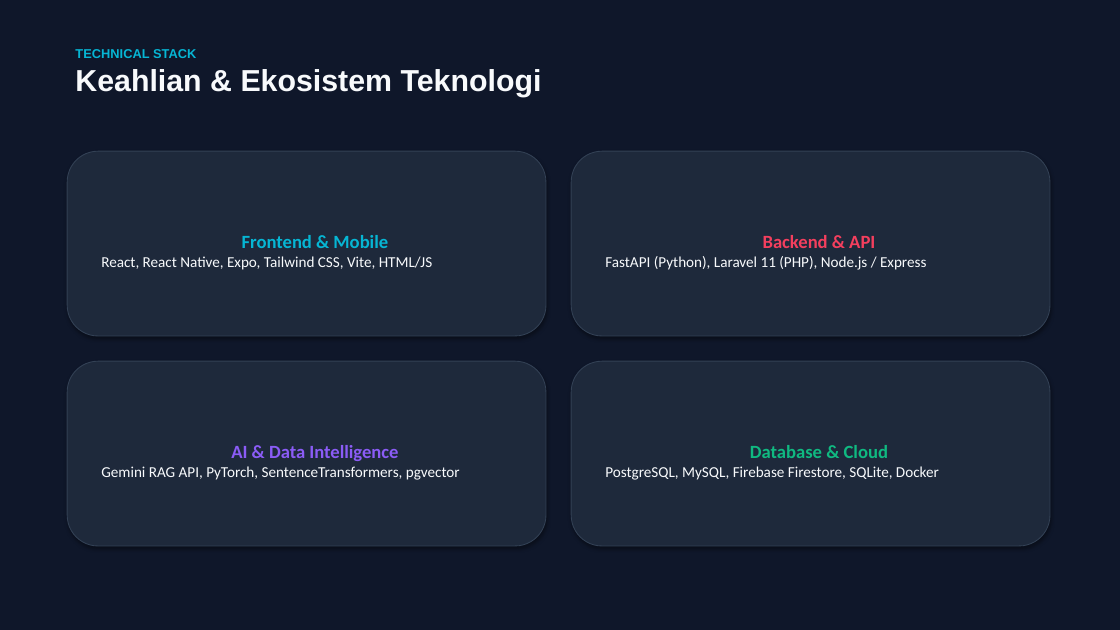
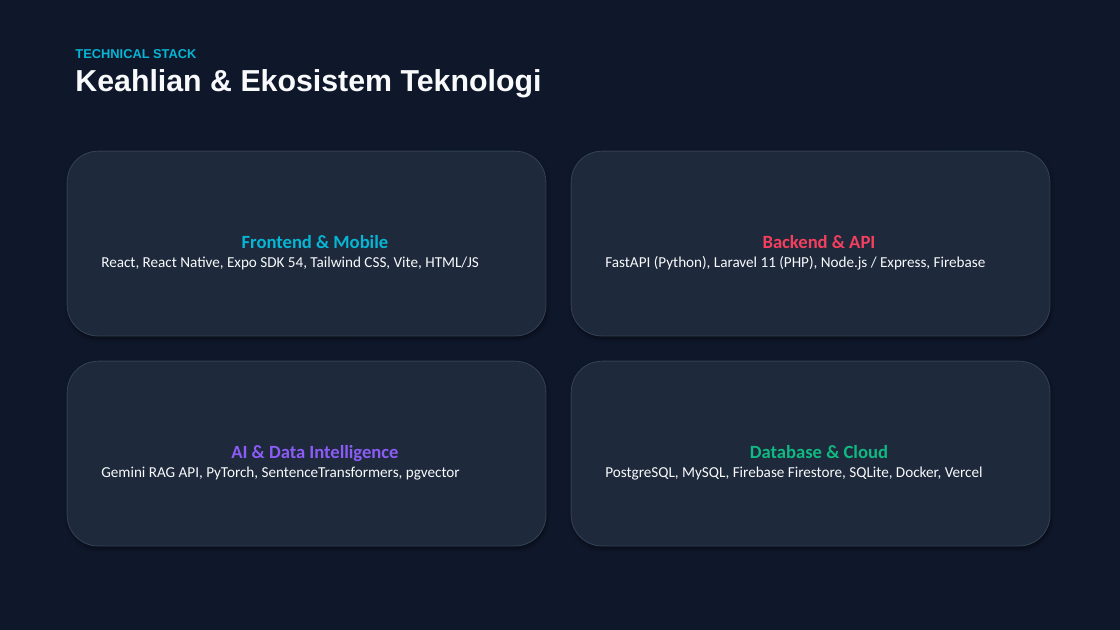
Before and after one commit to ululbiasaajaa/ulul-portofolio-aicines, a slide deck: slide 3 of Portfolio_Muhammad_Ulul_Albab.pptx. Drawn at 1120x630 pixels with LibreOffice and Linux fonts; fonts in the diff are those of the drawing. Boxes give left, top, right and bottom in pixels: in the first picture for what was removed or moved away, otherwise in the second. Text is boxed around its words. In the diff, an @@ line names an element or a change of style, - is before the commit and + after.

```diff
--- a/Portfolio_Muhammad_Ulul_Albab.pptx
+++ b/Portfolio_Muhammad_Ulul_Albab.pptx
@@ text in rounded rectangle at box(101, 256, 478, 270): text changed @@
-React, React Native, Expo, Tailwind CSS, Vite, HTML/JS
+React, React Native, Expo SDK 54, Tailwind CSS, Vite, HTML/JS
@@ text in rounded rectangle at box(605, 256, 986, 270): text changed @@
-FastAPI (Python), Laravel 11 (PHP), Node.js / Express
+FastAPI (Python), Laravel 11 (PHP), Node.js / Express, Firebase
@@ text in rounded rectangle at box(605, 466, 983, 480): text changed @@
-PostgreSQL, MySQL, Firebase Firestore, SQLite, Docker
+PostgreSQL, MySQL, Firebase Firestore, SQLite, Docker, Vercel
```
Also in this commit, not shown: 1 slide added.
